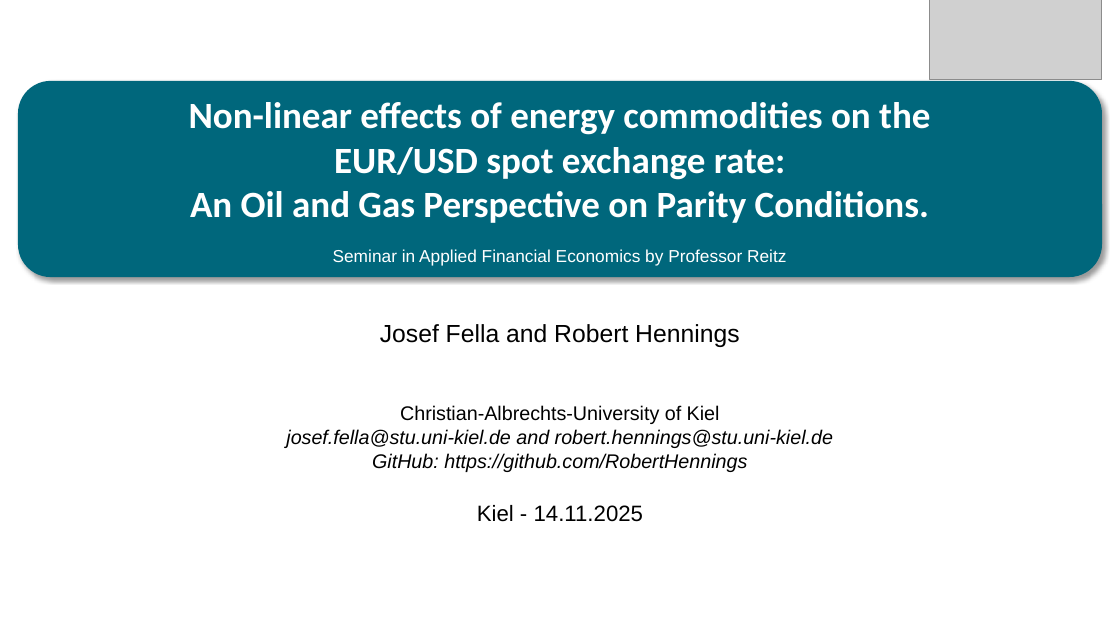
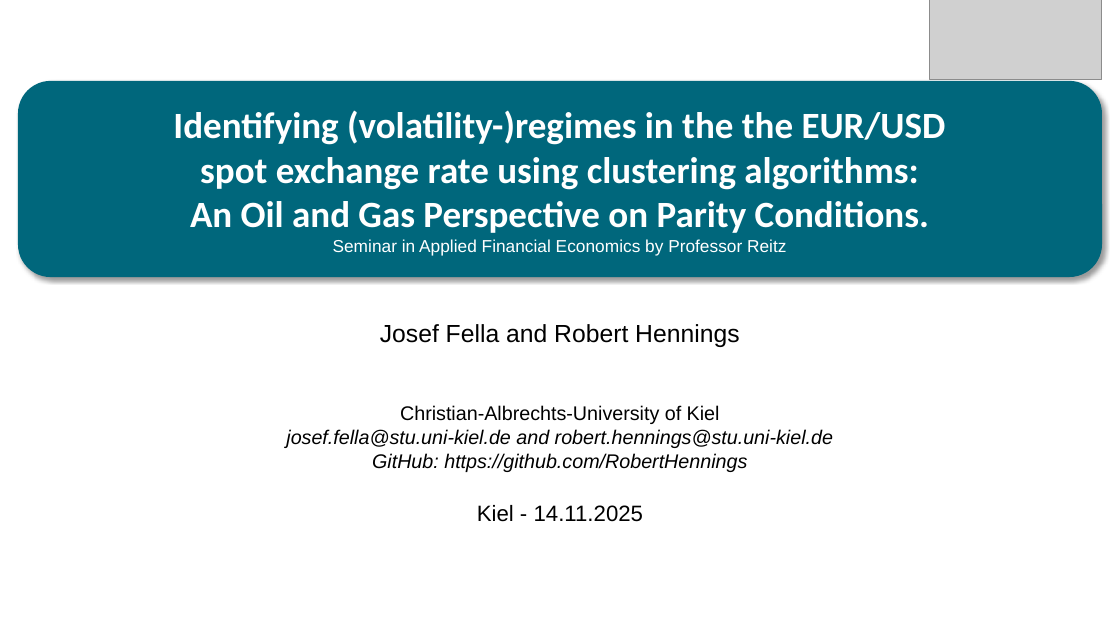
Before and after one commit to RobertHennings/Seminar, a slide deck: slide 1 of reports/presentation_pptx_version/PPTX_WiSo_Template.pptx. Drawn at 1120x630 pixels with LibreOffice and Linux fonts; fonts in the diff are those of the drawing; grey boxes stand for pictures; background and template pictures are left out. Boxes give left, top, right and bottom in pixels: in the first picture for what was removed or moved away, otherwise in the second. Text is boxed around its words. In the diff, an @@ line names an element or a change of style, - is before the commit and + after.

```diff
--- a/reports/presentation_pptx_version/PPTX_WiSo_Template.pptx
+++ b/reports/presentation_pptx_version/PPTX_WiSo_Template.pptx
@@ text in rounded rectangle at bbox=[173, 110, 946, 190]: text changed @@
-Non-linear effects of energy commodities on the
-EUR/USD spot exchange rate:
+Identifying (volatility-)regimes in the the EUR/USD
+spot exchange rate using clustering algorithms:
```
Also in this commit, not shown: 19 other files.
